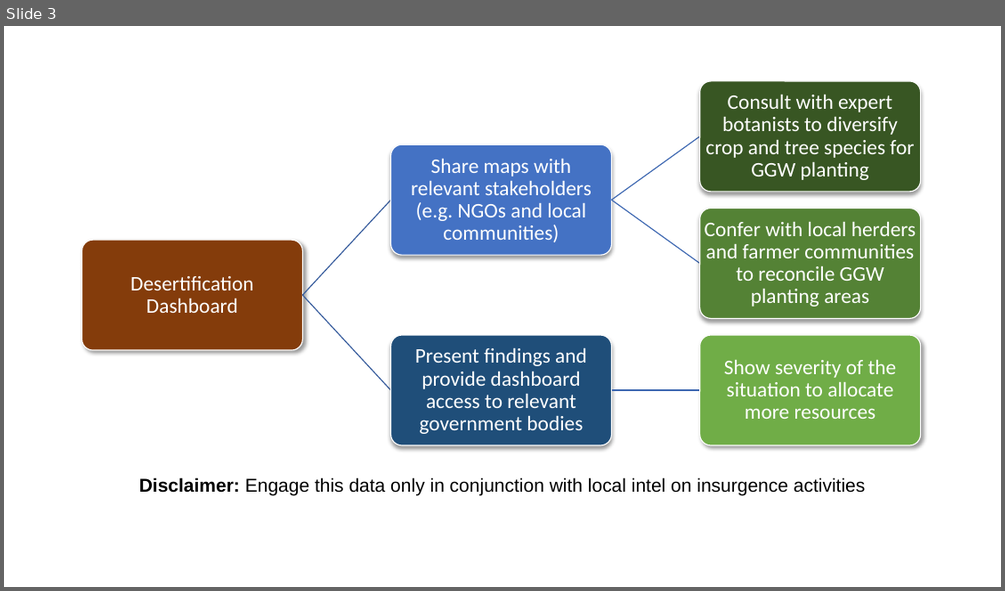
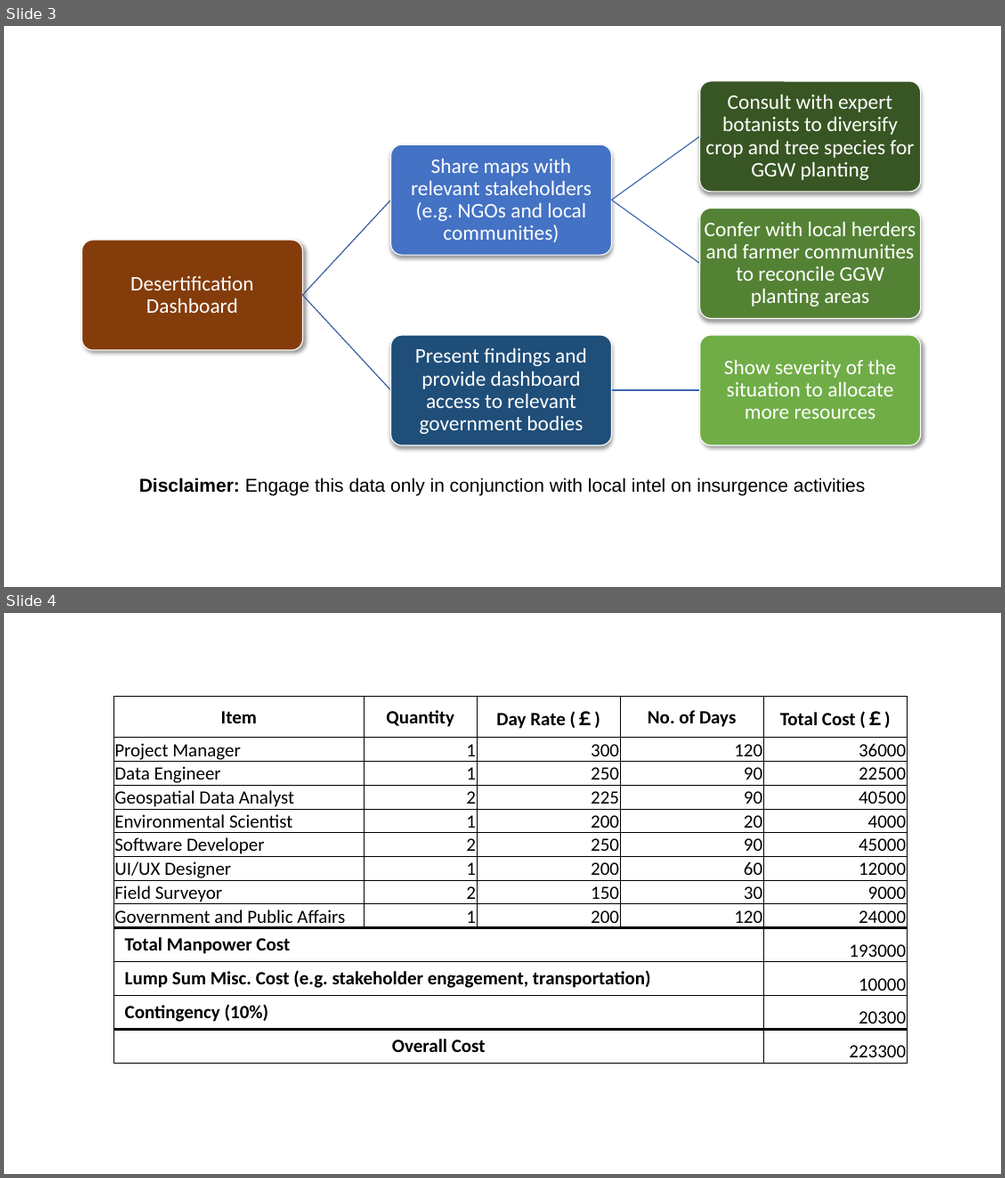
Before and after one commit to hanukikanker/desert-roses, a slide deck: Images/Remote Sensing Slides (for editing graphics).pptx. Shown one above the other, each under a label of ours: slide 3 before the commit, slides 3 and 4 after it. The pictures are 1005x591 and 1005x1178 pixels, drawn with LibreOffice and Linux fonts; fonts in the diff are those of the drawing. Boxes give left, top, right and bottom in pixels: in the first picture for what was removed or moved away, otherwise in the second. Text is boxed around its words. In the diff, an @@ line names an element or a change of style, - is before the commit and + after.

```diff
--- a/Images/Remote Sensing Slides (for editing graphics).pptx
+++ b/Images/Remote Sensing Slides (for editing graphics).pptx
@@ slide 4 added at box(4, 613, 1001, 1174), background #FFFFFF @@
@@ table added at box(114, 697, 908, 1067), 13 rows, 5 columns @@
+Item | Quantity | Day Rate (￡) | No. of Days | Total Cost (￡)
+Project Manager | 1 | 300 | 120 | 36000
+Data Engineer | 1 | 250 | 90 | 22500
+Geospatial Data Analyst | 2 | 225 | 90 | 40500
+Environmental Scientist | 1 | 200 | 20 | 4000
+Software Developer | 2 | 250 | 90 | 45000
+UI/UX Designer | 1 | 200 | 60 | 12000
+Field Surveyor | 2 | 150 | 30 | 9000
+Government and Public Affairs | 1 | 200 | 120 | 24000
+Total Manpower Cost |  |  |  | 193000
+Lump Sum Misc. Cost (e.g. stakeholder engagement, transportation) |  |  |  | 10000
+Contingency (10%) |  |  |  | 20300
+Overall Cost |  |  |  | 223300
```
Also in this commit, not shown: 1 other slide added.
